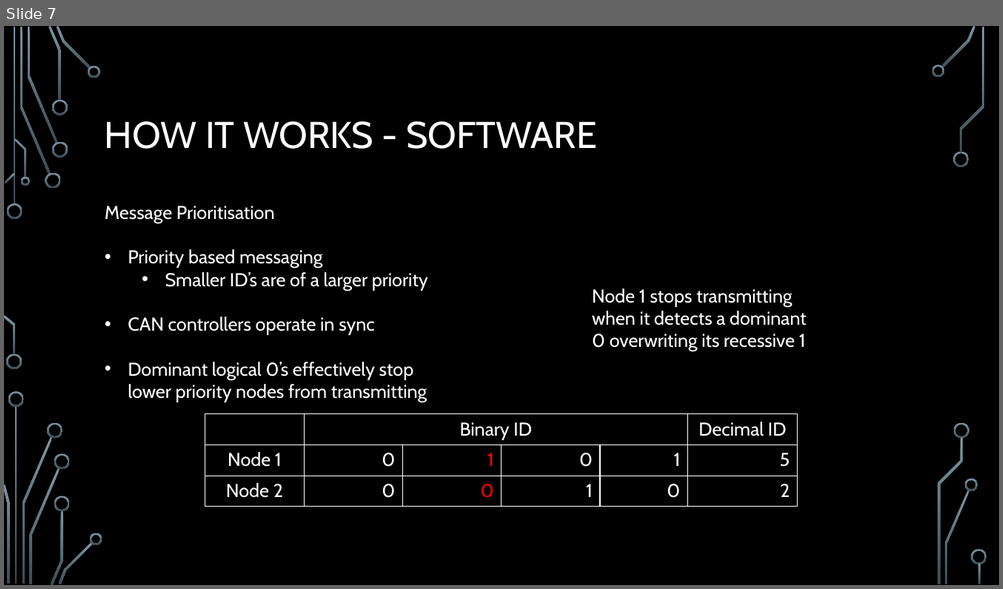
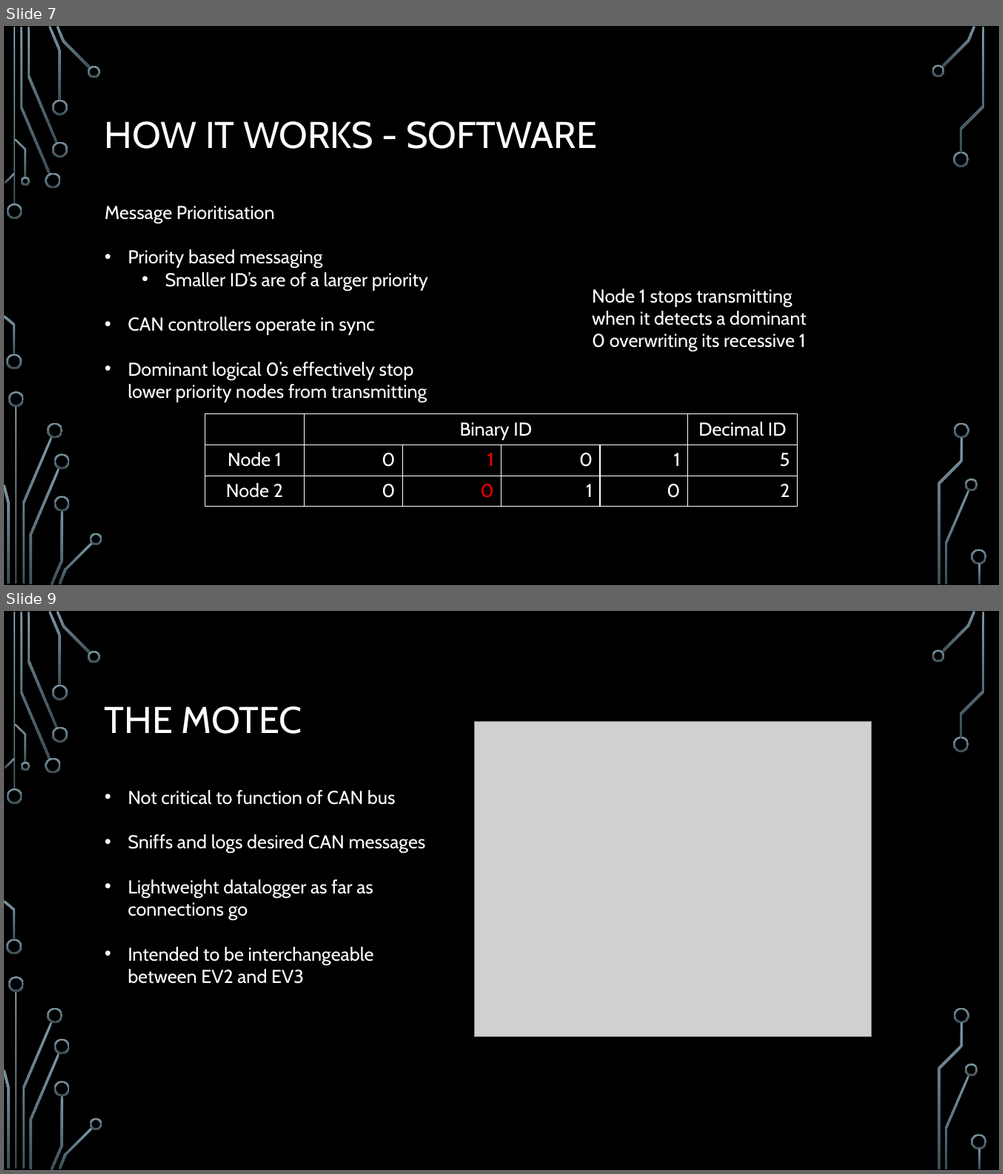
Before and after one commit to MatthewWhitworth/NURacing, a slide deck: CAN bus.pptx. Shown one above the other, each under a label of ours: slide 7 before the commit, slides 7 and 9 after it; the slides between them are not shown. The pictures are 1003x589 and 1003x1174 pixels, drawn with LibreOffice and Linux fonts; fonts in the diff are those of the drawing; grey boxes stand for pictures; background and template pictures are left out. Boxes give left, top, right and bottom in pixels: in the first picture for what was removed or moved away, otherwise in the second. Text is boxed around its words. In the diff, an @@ line names an element or a change of style, - is before the commit and + after.

```diff
--- a/CAN bus.pptx
+++ b/CAN bus.pptx
@@ slide 9 added at [4,611,999,1170], background picture (left out); not listed: 36 template elements that a slide beside it also shows @@
@@ title added at [105,706,302,734], 36 pt, text #FFFFFF @@
+THE MOTEC
@@ picture added at [474,721,871,1037] @@
@@ text added at [128,790,426,984], 18 pt, text #FFFFFF @@
+• Not critical to function of CAN bus
+• Sniffs and logs desired CAN messages
+• Lightweight datalogger as far as connections go
+• Intended to be interchangeable between EV2 and EV3
```
Also in this commit, not shown: 3 slides changed, 1 other slide added, 1 other file.
